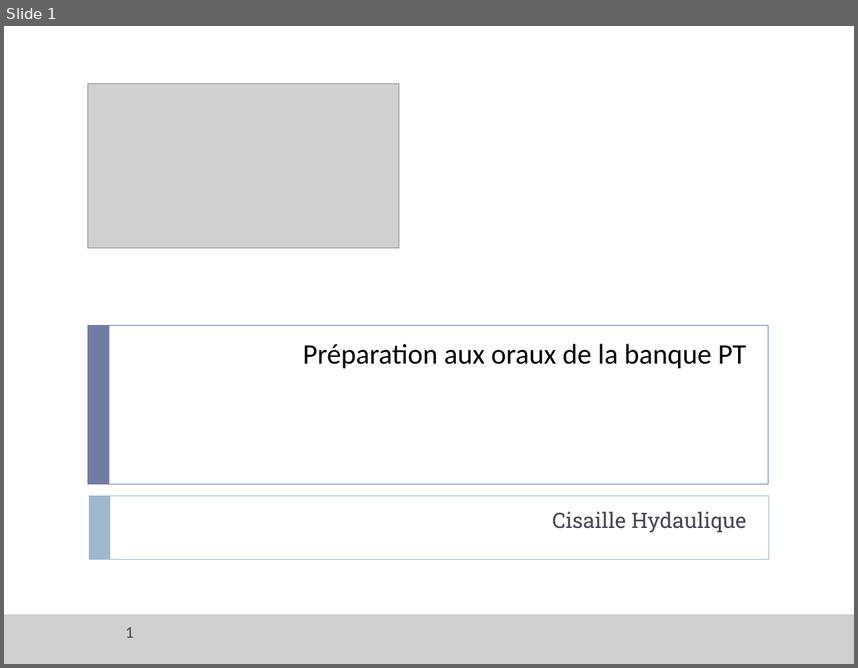
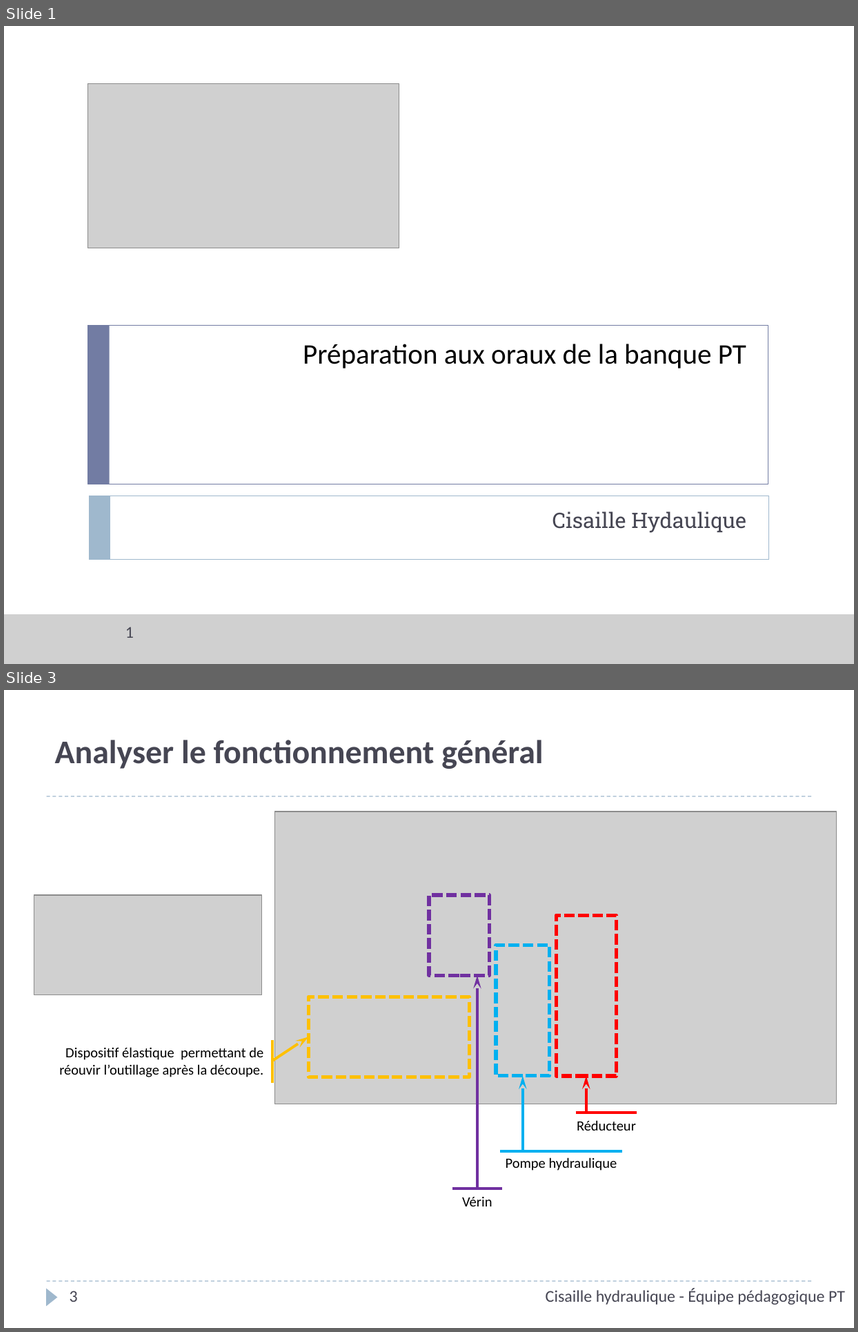
Before and after one commit to xpessoles/PT_Oraux, a slide deck: Interrogation_SII/03_Cisaille hydraulique/ServoMoteur_CommandeVanne_Corrige.pptx. Shown one above the other, each under a label of ours: slide 1 before the commit, slides 1 and 3 after it; the slides between them are not shown. The pictures are 858x668 and 858x1332 pixels, drawn with LibreOffice and Linux fonts; fonts in the diff are those of the drawing; grey boxes stand for pictures; background and template pictures are left out. Boxes give left, top, right and bottom in pixels: in the first picture for what was removed or moved away, otherwise in the second. Text is boxed around its words. In the diff, an @@ line names an element or a change of style, - is before the commit and + after.

```diff
--- a/Interrogation_SII/03_Cisaille hydraulique/ServoMoteur_CommandeVanne_Corrige.pptx
+++ b/Interrogation_SII/03_Cisaille hydraulique/ServoMoteur_CommandeVanne_Corrige.pptx
@@ slide 3 added at bbox=[4, 690, 854, 1328], background #FFFFFF @@
@@ title added at bbox=[55, 740, 543, 769], 28 pt, text #464653, bold @@
+Analyser le fonctionnement général
@@ line added from (47, 796) to (811, 796), #9FB8CD 0.75 pt dashed @@
@@ picture added at bbox=[275, 811, 837, 1104] @@
@@ picture added at bbox=[34, 895, 261, 995] @@
@@ rectangle added at bbox=[429, 895, 489, 975], outline #7030A0 3 pt dashed @@
@@ rectangle added at bbox=[557, 915, 617, 1076], outline #FF0000 3 pt dashed @@
@@ rectangle added at bbox=[496, 945, 550, 1076], outline #00B0F0 3 pt dashed @@
@@ arrow added from (477, 1188) to (477, 976), #7030A0 2.25 pt @@
@@ rectangle added at bbox=[308, 997, 469, 1077], outline #FFC000 3 pt dashed @@
@@ arrow added from (272, 1061) to (308, 1037), #FFC000 2.25 pt @@
@@ line added from (272, 1083) to (272, 1041), #FFC000 2.25 pt @@
@@ text added at bbox=[59, 1047, 263, 1077], 12 pt, text #000000 @@
+Dispositif élastique permettant de réouvir l’outillage après la découpe.
@@ arrow added from (523, 1149) to (523, 1076), #00B0F0 2.25 pt @@
@@ arrow added from (586, 1112) to (586, 1076), #FF0000 2.25 pt @@
@@ line added from (576, 1112) to (637, 1112), #FF0000 2.25 pt @@
@@ text added at bbox=[577, 1120, 636, 1130], 12 pt, text #000000 @@
+Réducteur
@@ line added from (499, 1151) to (623, 1151), #00B0F0 2.25 pt @@
@@ text added at bbox=[506, 1157, 617, 1170], 12 pt, text #000000 @@
+Pompe hydraulique
@@ line added from (452, 1188) to (502, 1188), #7030A0 2.25 pt @@
@@ text added at bbox=[462, 1196, 492, 1206], 12 pt, text #000000 @@
+Vérin
@@ line added from (47, 1281) to (811, 1281), #9FB8CD 0.75 pt dashed @@
@@ triangle added at bbox=[47, 1288, 58, 1305], fill #9FB8CD @@
@@ text added at bbox=[546, 1288, 845, 1304], 14 pt, text #464653 @@
+Cisaille hydraulique - Équipe pédagogique PT
@@ page number added at bbox=[70, 1290, 78, 1301], 14 pt, text #464653 @@
+3
```
Also in this commit, not shown: 6 slides changed, 6 other slides added, 2 other files.
